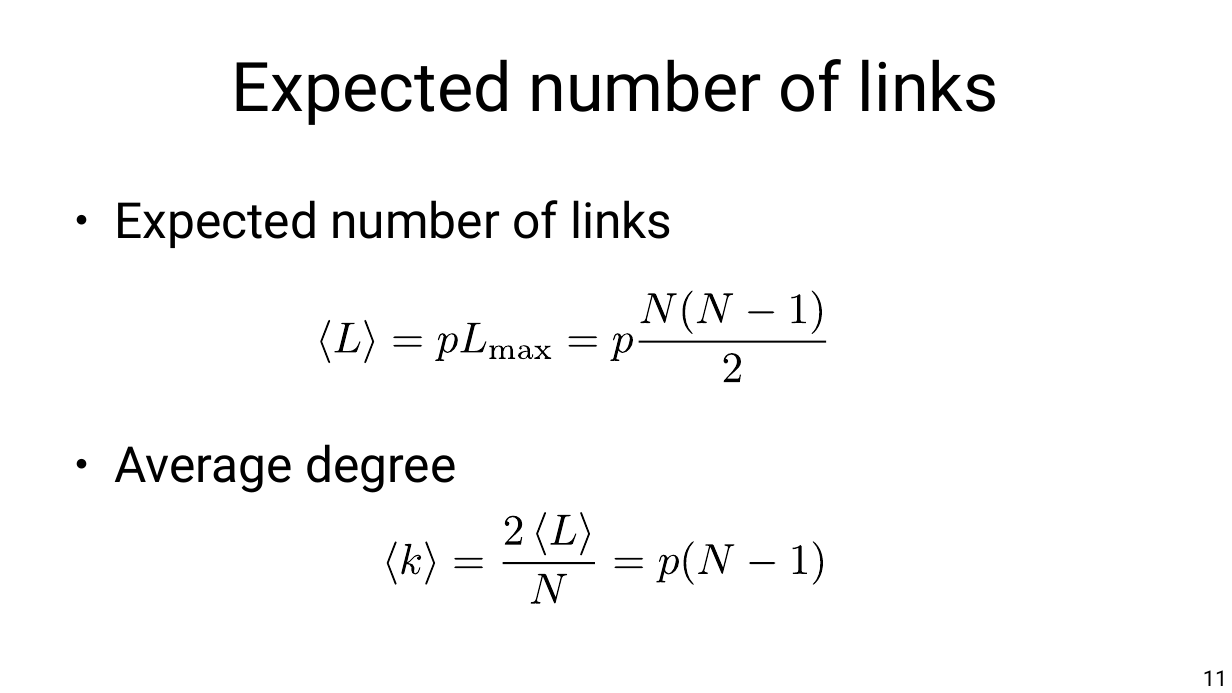
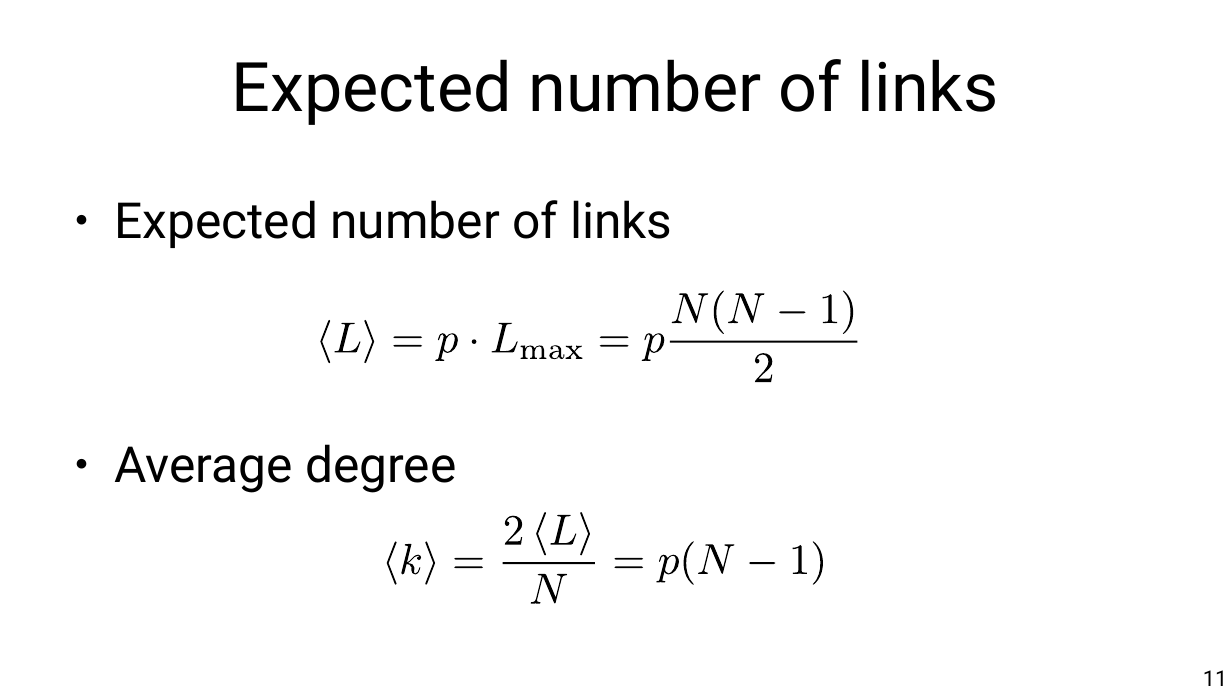
Before and after one commit to chatox/networks-science-course, a slide deck: slide 11 of theory/tt03_random_networks.odp. Drawn at 1232x693 pixels with LibreOffice and Linux fonts; fonts in the diff are those of the drawing. Boxes give left, top, right and bottom in pixels: in the first picture for what was removed or moved away, otherwise in the second. Text is boxed around its words. In the diff, an @@ line names an element or a change of style, - is before the commit and + after.

```diff
--- a/theory/tt03_random_networks.odp
+++ b/theory/tt03_random_networks.odp
@@ freeform shape: place and size @@
-freeform shape at box(696, 294, 733, 324)
+freeform shape at box(672, 294, 709, 324)
@@ freeform shape: place and size @@
-freeform shape at box(641, 294, 677, 324)
+freeform shape at box(728, 294, 765, 324)
@@ freeform shape added at box(472, 340, 476, 344), fill #000000 @@
@@ freeform shape: place and size @@
-freeform shape at box(534, 345, 551, 359)
+freeform shape at box(549, 345, 565, 359)
@@ freeform shape: place and size @@
-freeform shape at box(518, 345, 533, 359)
+freeform shape at box(566, 345, 582, 359)
@@ 10 freeform shapes: place and size @@
-10 freeform shapes at box(461, 291, 826, 382)
+10 freeform shapes at box(492, 291, 857, 382)
```
Also in this commit, not shown: 11 other slides changed, 1 other file.
